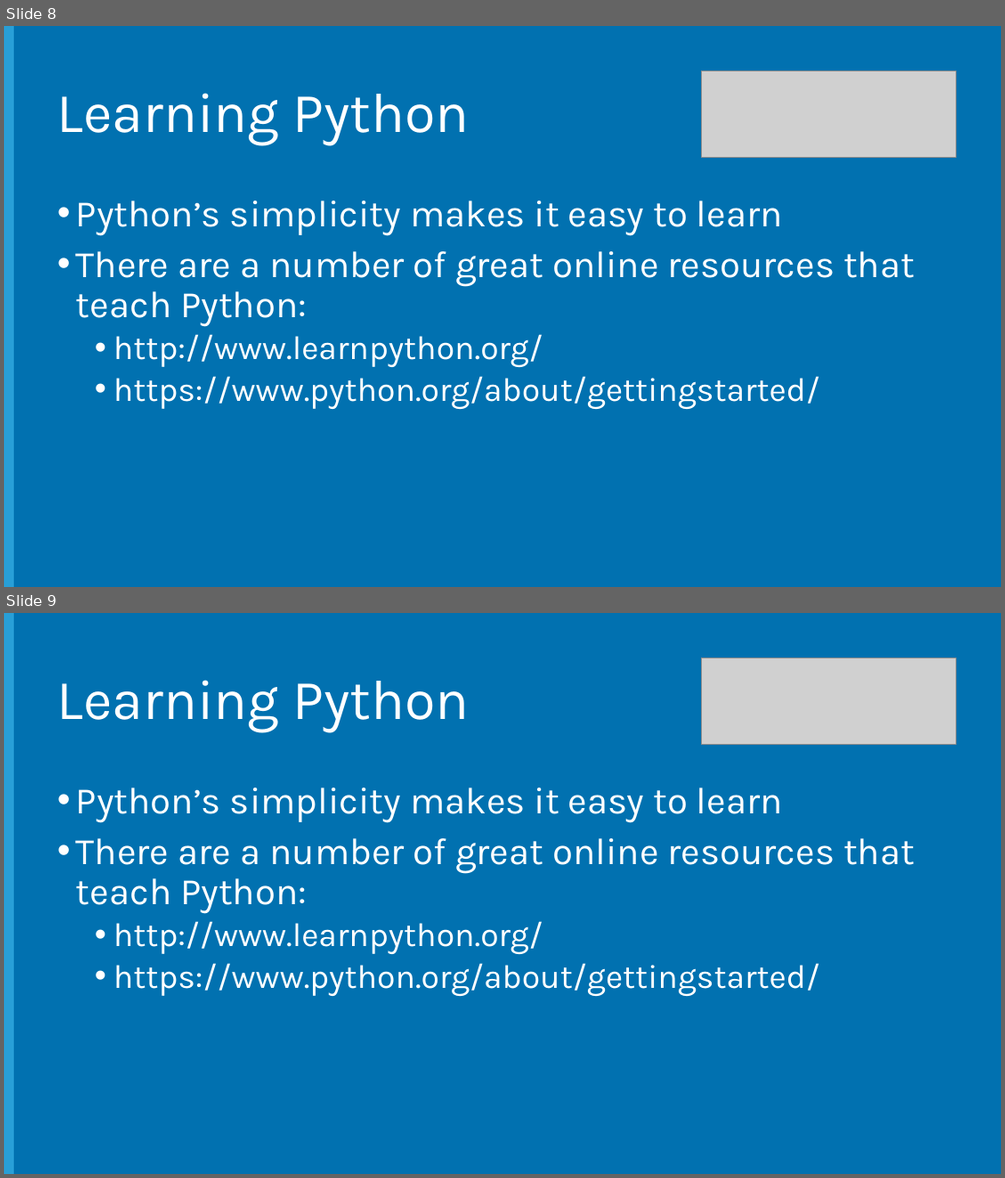
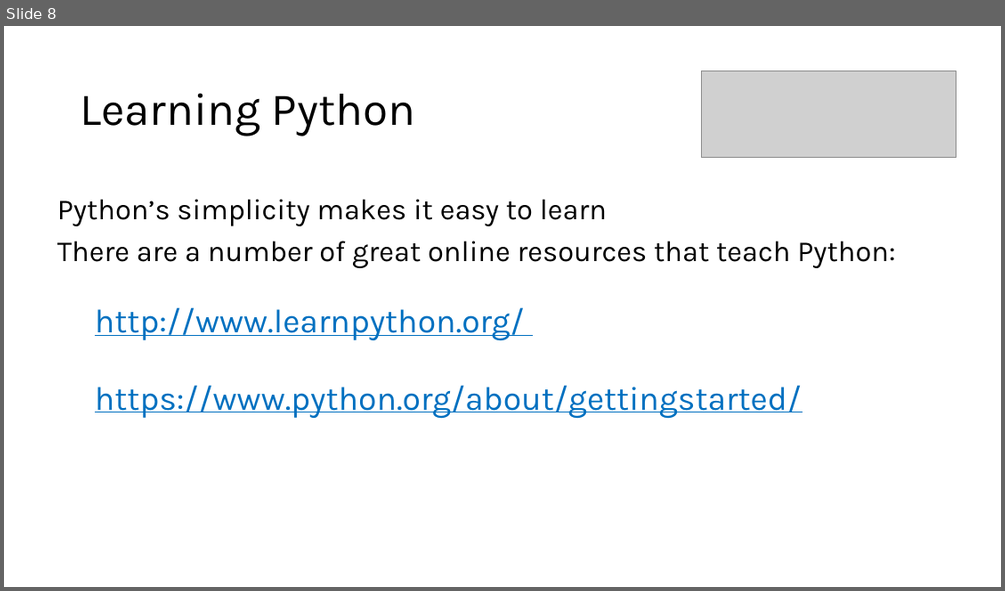
Before and after one commit to jorge2412/DataLake2, a slide deck: Open Dev Framework/Python/Session 1 - Introduction and Slides (Draft)/Introduction to Python.pptx. Shown one above the other, each under a label of ours: slides 8 and 9 before the commit, slide 8 after it. The pictures are 1005x1178 and 1005x591 pixels, drawn with LibreOffice and Linux fonts; fonts in the diff are those of the drawing; grey boxes stand for pictures; background and template pictures are left out. Boxes give left, top, right and bottom in pixels: in the first picture for what was removed or moved away, otherwise in the second. Text is boxed around its words. In the diff, an @@ line names an element or a change of style, - is before the commit and + after.

Commit message:
Updated Python lab

```diff
--- a/Open Dev Framework/Python/Session 1 - Introduction and Slides (Draft)/Introduction to Python.pptx
+++ b/Open Dev Framework/Python/Session 1 - Introduction and Slides (Draft)/Introduction to Python.pptx
@@ slide 9 removed at <box>4,613,1001,1174</box>, background #0171B0; not listed: 1 template element that a slide beside it also shows @@
@@ picture removed at <box>702,658,956,745</box> @@
@@ title removed at <box>57,680,469,733</box> @@
-Learning Python
@@ text removed at <box>76,787,914,996</box> @@
-• Python’s simplicity makes it easy to learn
-• There are a number of great online resources that teach Python:
-  • http://www.learnpython.org/
-  • https://www.python.org/about/gettingstarted/
@@ slide 8 changed as well @@
@@ background #0171B0 to #FFFFFF @@
@@ rectangle removed at <box>4,26,14,587</box> @@
@@ title "Learning Python": place and size @@
-title "Learning Python" at <box>57,93,469,146</box>
+title "Learning Python" at <box>80,93,415,135</box>
@@ title "Learning Python" at <box>80,93,415,135</box>: size 54 to 44 pt, text colour #FFFFFF to #000000 @@
@@ text "Python’s simplicity makes it easy ..." at <box>57,199,895,418</box>: size 36 to 28 pt, text colour #FFFFFF to #000000 in "Python’s simplicity makes it easy to learn", "There are a number of great online ..."; text colour #FFFFFF to #0070C0, underline on in "http://www.learnpython.org/", "https://www.python.org/about/gettingstarted/"; bullet • to none @@
```
Also in this commit, not shown: 18 other slides changed, 2 slides added, 2 other slides removed, 14 other files.
